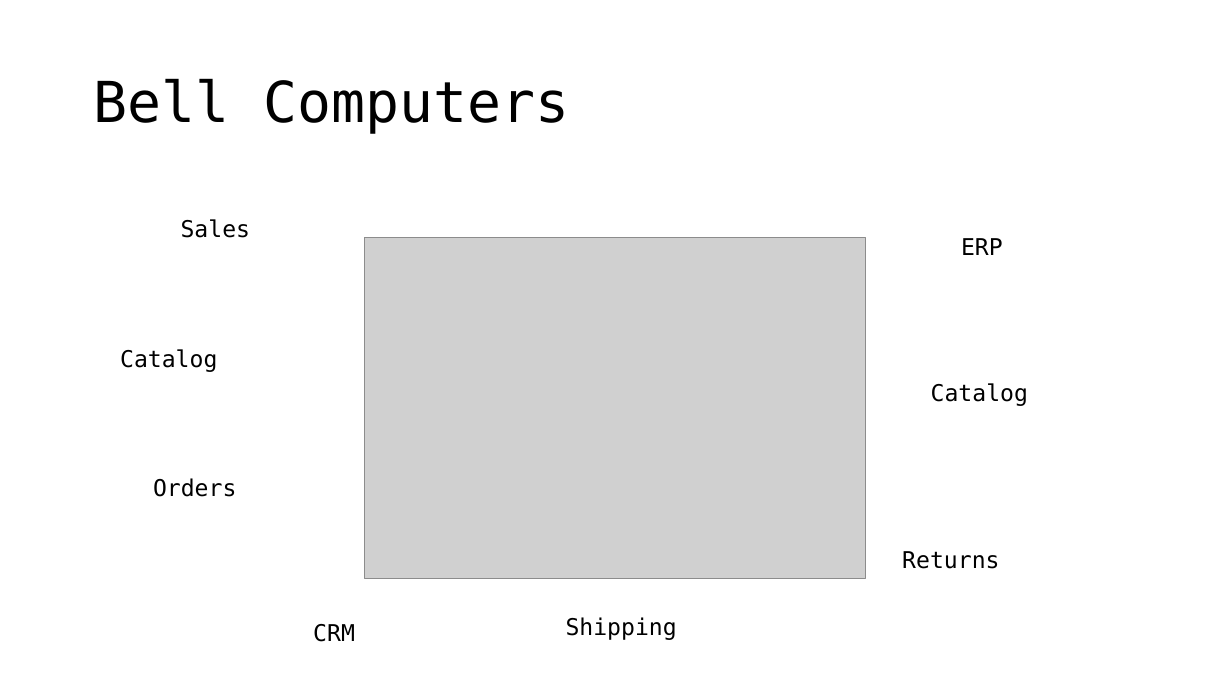
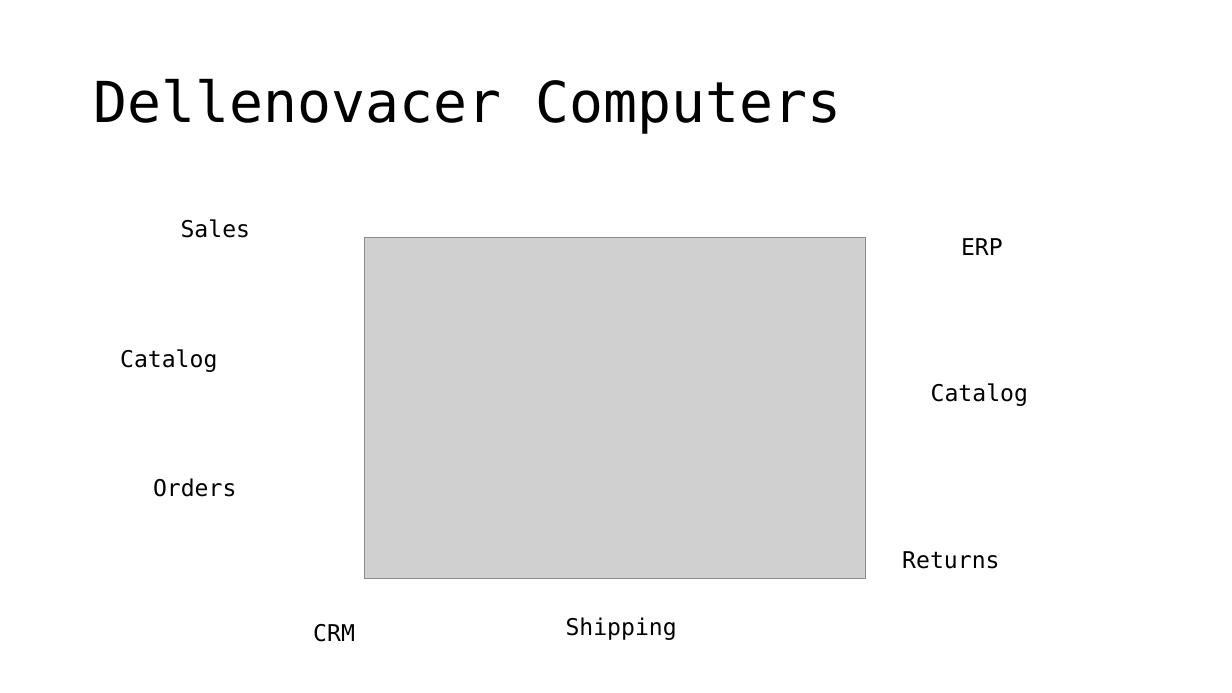
Before and after one commit to jbogard/presentations, a slide deck: slide 6 of AvoidingMicroserviceMegadisasters/AvoidingMicroserviceMegadisasters.pptx (slide 2 before the commit). Drawn at 1232x693 pixels with LibreOffice and Linux fonts; fonts in the diff are those of the drawing; grey boxes stand for pictures. Boxes give left, top, right and bottom in pixels: in the first picture for what was removed or moved away, otherwise in the second. Text is boxed around its words. In the diff, an @@ line names an element or a change of style, - is before the commit and + after.

```diff
--- a/AvoidingMicroserviceMegadisasters/AvoidingMicroserviceMegadisasters.pptx
+++ b/AvoidingMicroserviceMegadisasters/AvoidingMicroserviceMegadisasters.pptx
@@ title at bbox=[94, 78, 842, 134]: text changed @@
-Bell Computers
+Dellenovacer Computers
```
Also in this commit, not shown: 10 other slides changed, 13 slides added, 1 slide removed, 4 other files.
